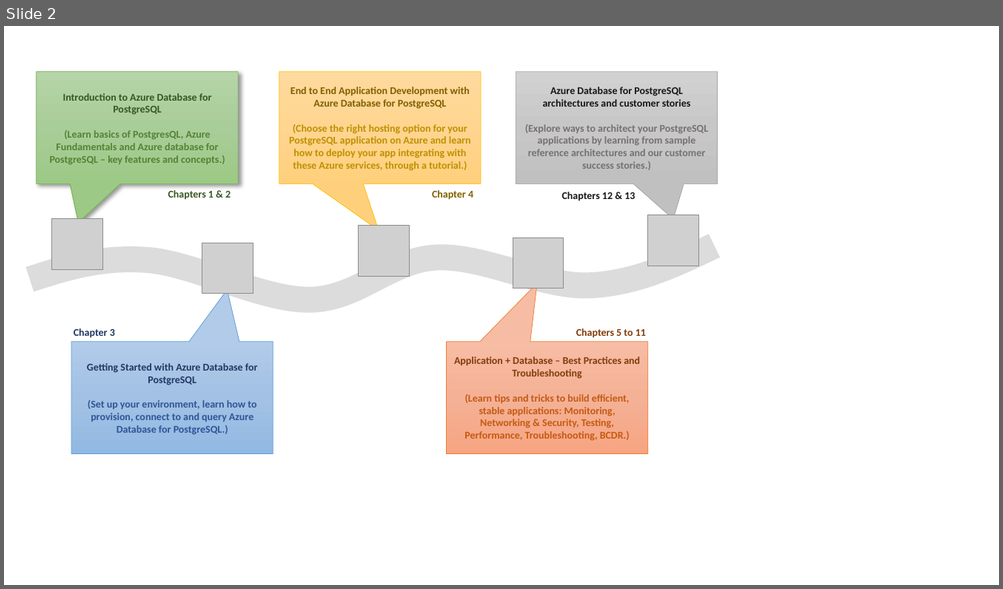
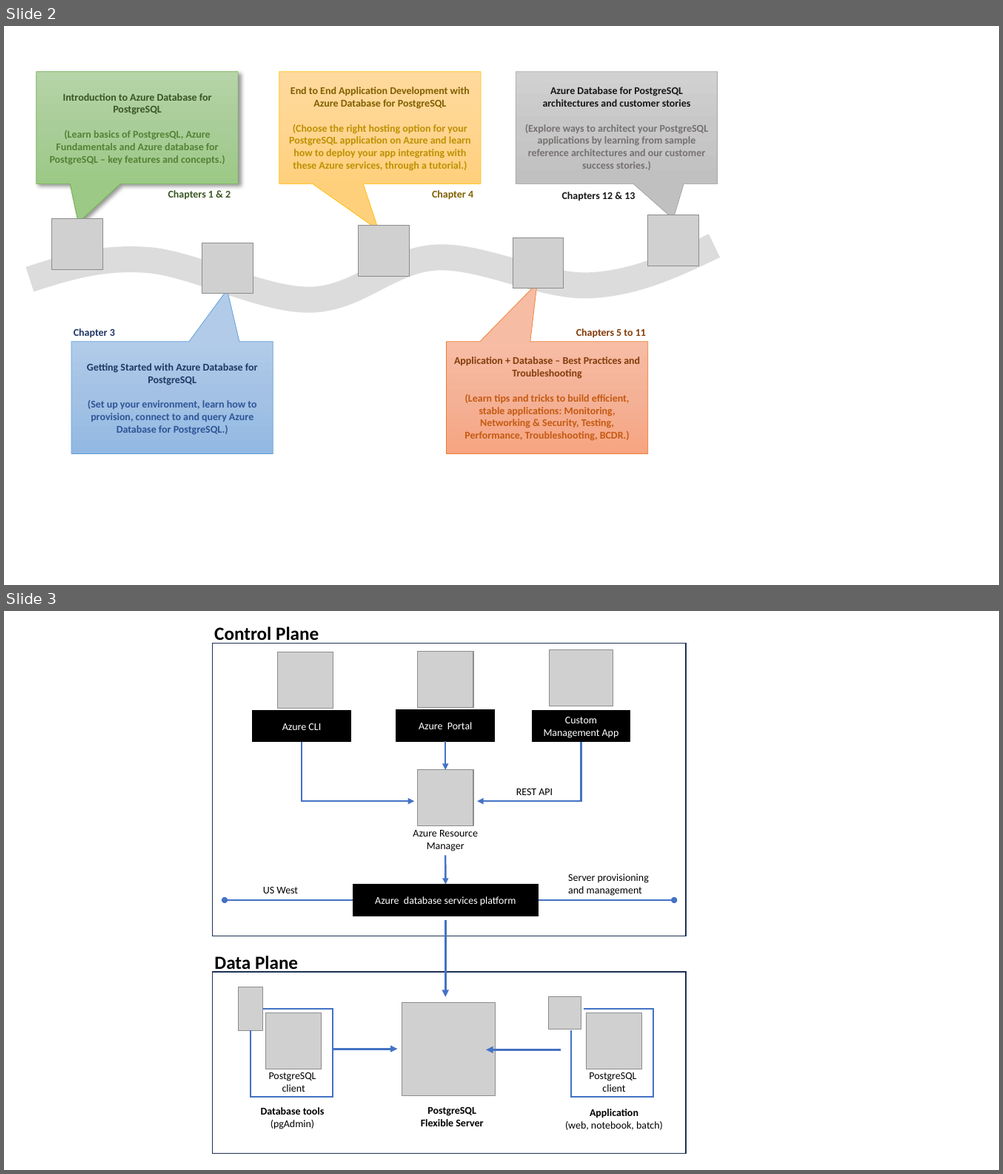
Before and after one commit to solliancenet/microsoft-postgresql-developer-guide, a slide deck: resources/diagrams.pptx. Shown one above the other, each under a label of ours: slide 2 before the commit, slides 2 and 3 after it. The pictures are 1003x589 and 1003x1174 pixels, drawn with LibreOffice and Linux fonts; fonts in the diff are those of the drawing; grey boxes stand for pictures. Boxes give left, top, right and bottom in pixels: in the first picture for what was removed or moved away, otherwise in the second. Text is boxed around its words. In the diff, an @@ line names an element or a change of style, - is before the commit and + after.

```diff
--- a/resources/diagrams.pptx
+++ b/resources/diagrams.pptx
@@ slide 3 added at bbox=[4, 611, 999, 1170], background #FFFFFF @@
@@ text added at bbox=[214, 627, 318, 644], 18 pt, text #000000, bold @@
+Control Plane
@@ rectangle added at bbox=[213, 643, 686, 937], outline #1E3256 1 pt @@
@@ picture added at bbox=[277, 652, 333, 709] @@
@@ picture added at bbox=[418, 651, 473, 707] @@
@@ picture added at bbox=[549, 649, 613, 706] @@
@@ rectangle added at bbox=[253, 710, 350, 741], fill #000000, outline #000000 1 pt, 10 pt, text #FFFFFF @@
+Azure CLI
@@ rectangle added at bbox=[396, 710, 494, 741], fill #000000, outline #000000 1 pt, 10 pt, text #FFFFFF @@
+Azure Portal
@@ rectangle added at bbox=[532, 710, 630, 741], fill #000000, outline #000000 1 pt, 10 pt, text #FFFFFF @@
+Custom Management App
@@ elbow arrow added from (301, 741) to (415, 801), #4472C4 1.75 pt @@
@@ arrow added from (446, 741) to (446, 770), #4472C4 1.75 pt @@
@@ elbow arrow added from (580, 741) to (477, 801), #4472C4 1.75 pt @@
@@ picture added at bbox=[418, 770, 473, 826] @@
@@ text added at bbox=[516, 789, 552, 795], 10 pt, text #000000 @@
+REST API
@@ text added at bbox=[412, 830, 478, 851], 10 pt, text #000000 @@
+Azure Resource
+Manager
@@ arrow added from (446, 856) to (446, 885), #4472C4 1.75 pt @@
@@ text added at bbox=[568, 874, 649, 896], 10 pt, text #000000 @@
+Server provisioning
+and management
@@ text added at bbox=[263, 887, 298, 894], 10 pt, text #000000 @@
+US West
@@ rectangle added at bbox=[353, 885, 538, 916], fill #000000, outline #000000 1 pt, 10 pt, text #FFFFFF @@
+Azure database services platform
@@ arrow added from (353, 900) to (225, 900), #4472C4 1.75 pt @@
@@ arrow added from (446, 920) to (446, 997), #4472C4 2.25 pt @@
@@ arrow added from (538, 900) to (674, 900), #4472C4 1.75 pt @@
@@ text added at bbox=[214, 956, 298, 973], 18 pt, text #000000, bold @@
+Data Plane
@@ rectangle added at bbox=[213, 972, 686, 1154], outline #1E3256 1 pt @@
@@ picture added at bbox=[402, 1003, 495, 1096] @@
@@ arrow added from (333, 1049) to (397, 1049), #4472C4 2.25 pt @@
@@ arrow added from (560, 1051) to (486, 1051), #4472C4 2.25 pt @@
@@ group added at bbox=[239, 988, 333, 1097]: 2 pictures, 1 elbow line, 1 text @@
+PostgreSQL
+client
@@ group added at bbox=[549, 997, 653, 1097]: 2 pictures, 1 elbow line, 1 text @@
+PostgreSQL
+client
@@ text added at bbox=[261, 1108, 324, 1130], 10 pt, text #000000, bold @@
+Database tools
+(pgAdmin)
@@ text added at bbox=[421, 1108, 483, 1127], 10 pt, text #000000, bold @@
+PostgreSQL
+Flexible Server
@@ text added at bbox=[565, 1109, 663, 1130], 10 pt, text #000000 @@
+Application
+(web, notebook, batch)
```
Also in this commit, not shown: 2 other files.
